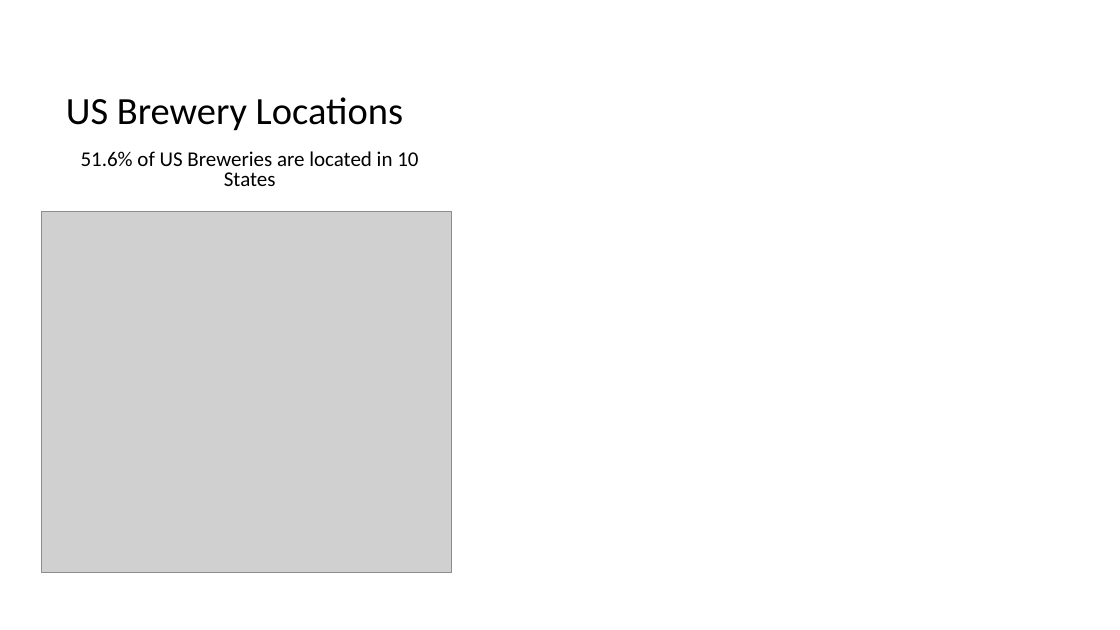
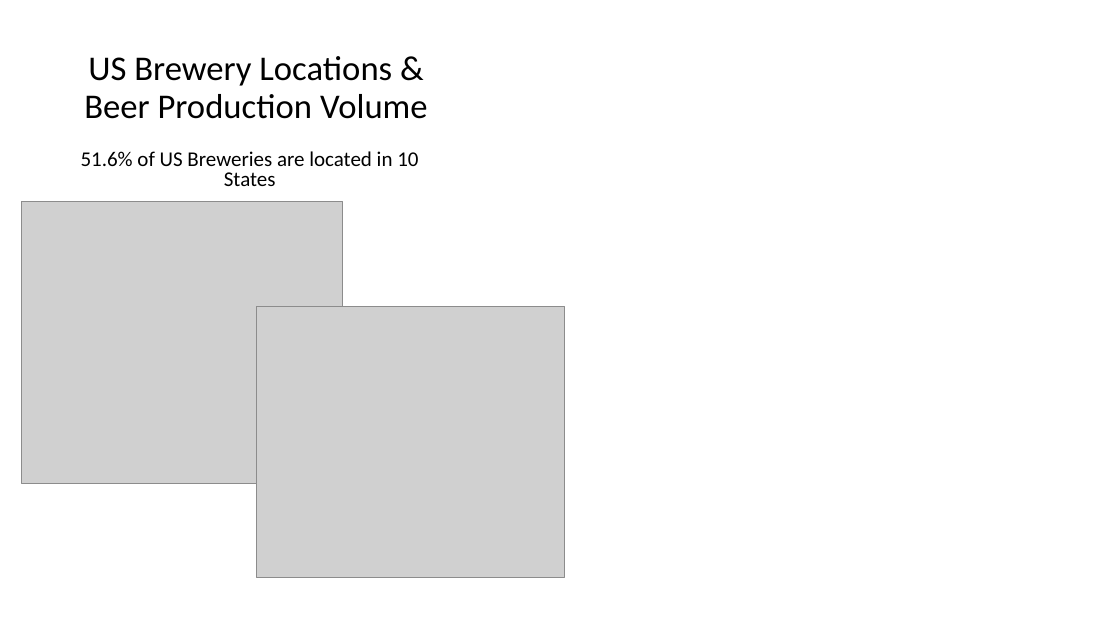
Before and after one commit to jncolema/MSDS_DDS_Spring_2019, a slide deck: slide 4 of Project/Code/Project 1 - Budweiser - JNC.pptx. Drawn at 1120x630 pixels with LibreOffice and Linux fonts; fonts in the diff are those of the drawing; grey boxes stand for pictures; background and template pictures are left out. Boxes give left, top, right and bottom in pixels: in the first picture for what was removed or moved away, otherwise in the second. Text is boxed around its words. In the diff, an @@ line names an element or a change of style, - is before the commit and + after.

```diff
--- a/Project/Code/Project 1 - Budweiser - JNC.pptx
+++ b/Project/Code/Project 1 - Budweiser - JNC.pptx
@@ title at <box>84,56,428,119</box>: text changed; size 33 to 29.7 pt @@
-US Brewery Locations
+US Brewery Locations & Beer Production Volume
@@ picture: place and size @@
-picture at <box>42,212,452,572</box>
+picture at <box>22,202,343,484</box>
@@ picture added at <box>256,306,565,577</box> @@
```
Also in this commit, not shown: 2 slides added, 1 slide removed, 2 other files.
